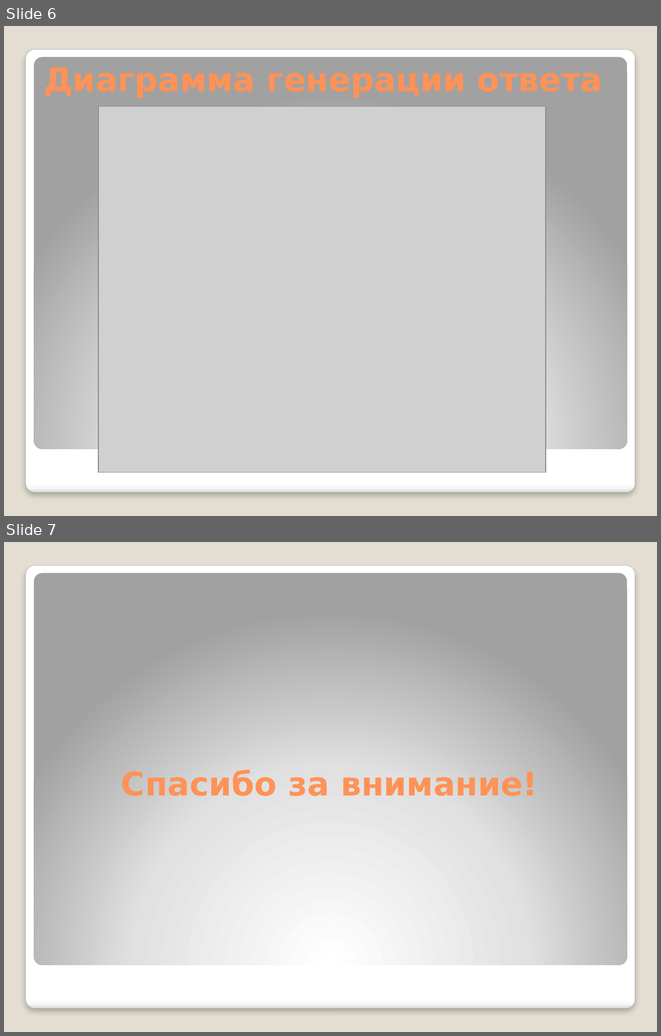
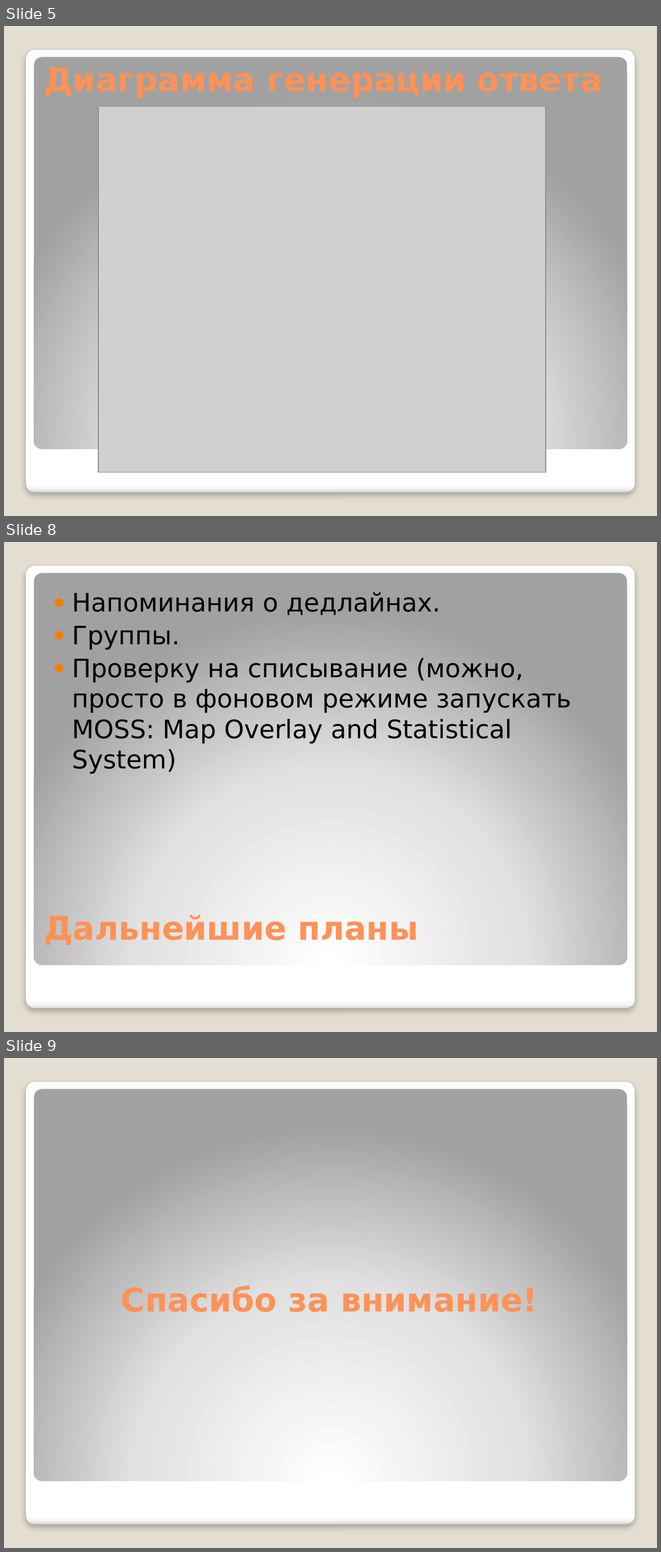
Before and after one commit to AlexandrSinitsyn/VK-bot, a slide deck: Presentation.pptx. Shown one above the other, each under a label of ours: slides 6 and 7 before the commit, slides 5, 8 and 9 after it; the slides between them are not shown. The pictures are 661x1036 and 661x1552 pixels, drawn with LibreOffice and Linux fonts; fonts in the diff are those of the drawing; grey boxes stand for pictures. Boxes give left, top, right and bottom in pixels: in the first picture for what was removed or moved away, otherwise in the second. Text is boxed around its words. In the diff, an @@ line names an element or a change of style, - is before the commit and + after.

```diff
--- a/Presentation.pptx
+++ b/Presentation.pptx
@@ slide 8 added at [4, 542, 657, 1032], background #E3DED1; not listed: 2 template elements that a slide beside it also shows @@
@@ text added at [72, 592, 571, 774], 28 pt, text #000000 @@
+● Напоминания о дедлайнах.
+● Группы.
+● Проверку на списывание (можно, просто в фоновом режиме запускать MOSS: Map Overlay and Statistical System)
@@ title added at [44, 913, 418, 946], 36 pt, text #FF9258, bold @@
+Дальнейшие планы
@@ what was slide 6 is now slide 5 @@
@@ what was slide 7 is now slide 9 @@
```
Also in this commit, not shown: 3 slides changed, 2 other slides added, 1 slide removed, 2 other files.
